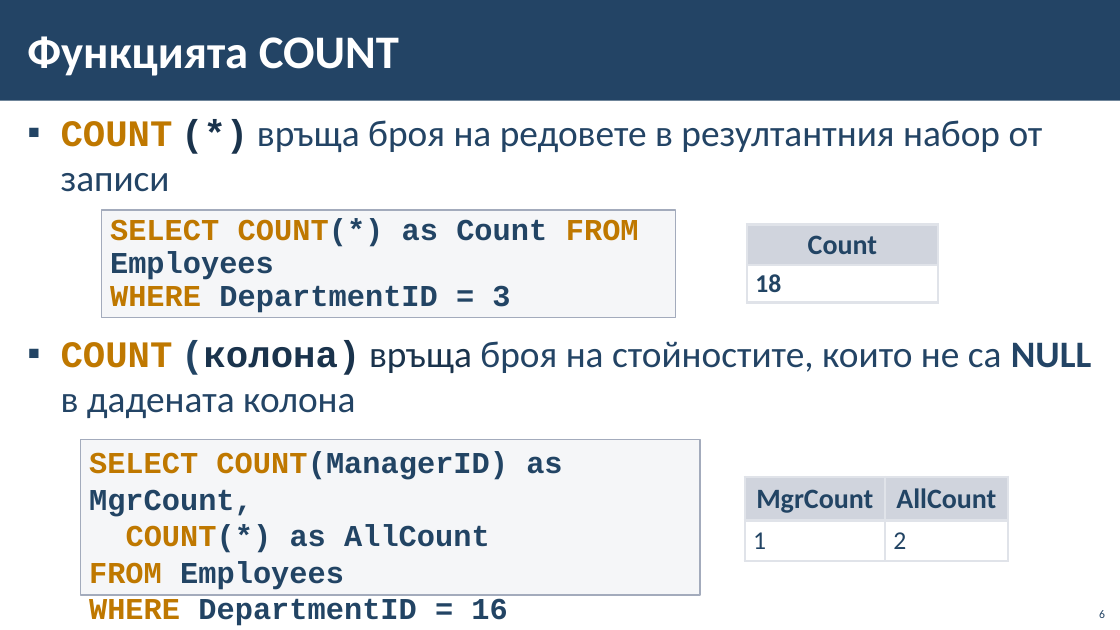
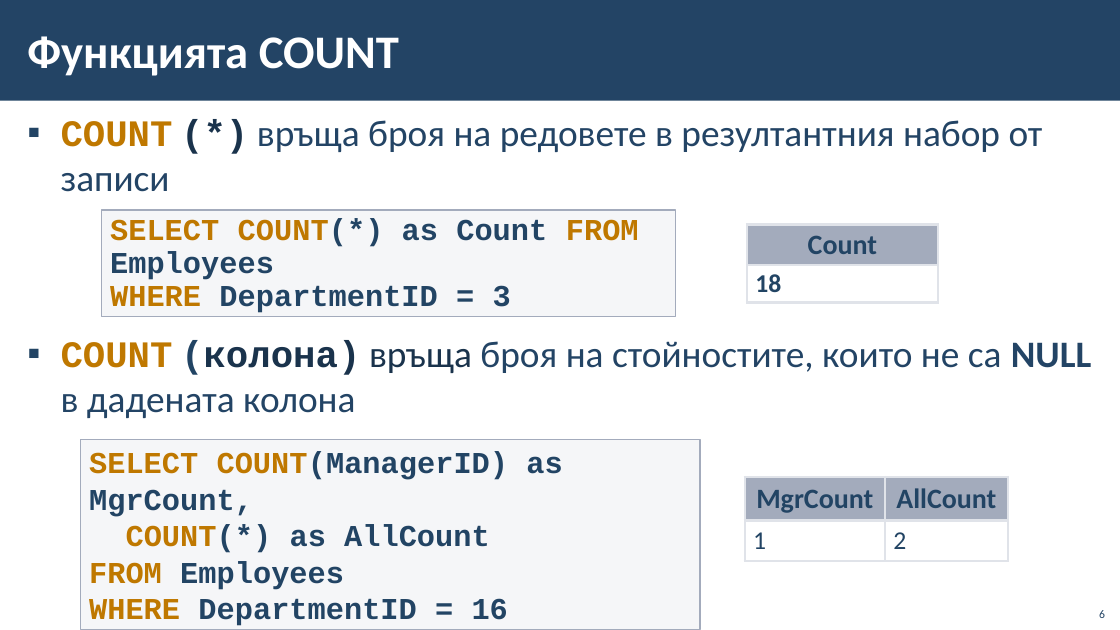
Before and after one commit to Ghostdog02/MSSQL, a slide deck: slide 6 of Theory/11-Group-and-Aggregate-Functions/11-Group-and-Aggregate-Functions.pptx. Drawn at 1120x630 pixels with LibreOffice and Linux fonts; fonts in the diff are those of the drawing; background and template pictures are left out. Boxes give left, top, right and bottom in pixels: in the first picture for what was removed or moved away, otherwise in the second. Text is boxed around its words. In the diff, an @@ line names an element or a change of style, - is before the commit and + after.

```diff
--- a/Theory/11-Group-and-Aggregate-Functions/11-Group-and-Aggregate-Functions.pptx
+++ b/Theory/11-Group-and-Aggregate-Functions/11-Group-and-Aggregate-Functions.pptx
@@ table at [747, 224, 938, 302] @@
@@ fill #A3ABBC at 50% opacity to #A3ABBC in row 1, column 1 @@
@@ borders changed @@
@@ rectangle "SELECT COUNT(ManagerID) as MgrCount,": place and size @@
-rectangle "SELECT COUNT(ManagerID) as MgrCount," at [81, 439, 700, 595]
+rectangle "SELECT COUNT(ManagerID) as MgrCount," at [81, 439, 700, 629]
@@ table at [745, 477, 1009, 590] @@
@@ fill #A3ABBC at 50% opacity to #A3ABBC in row 1 @@
@@ borders changed @@
```
Also in this commit, not shown: 19 other slides changed, 6 other files.
